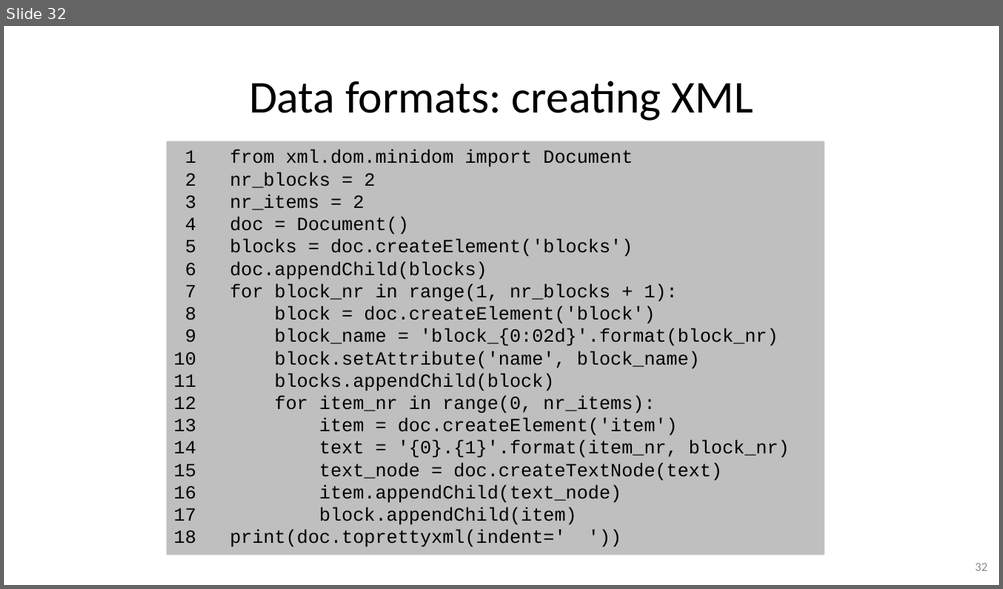
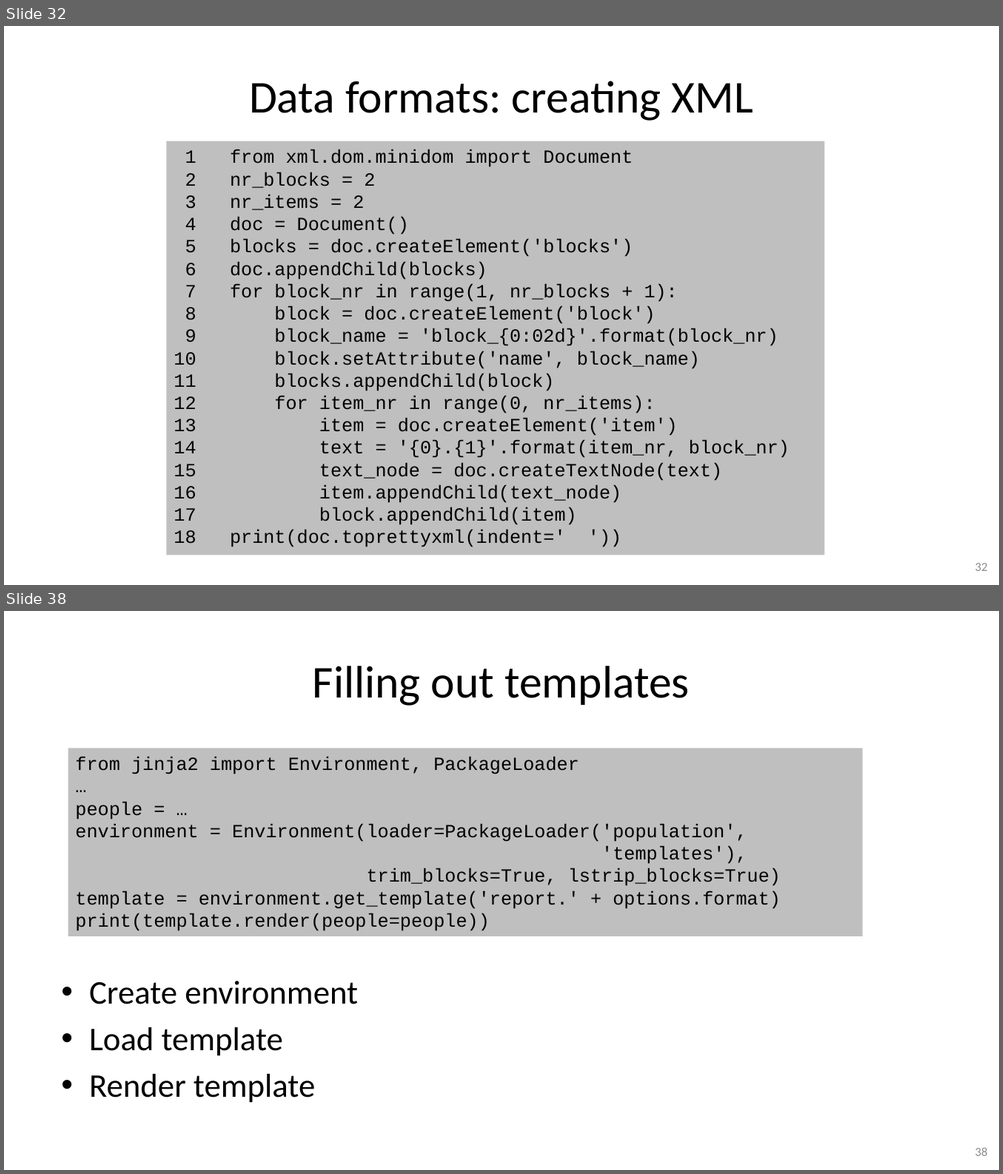
Before and after one commit to gjbex/Python-for-systems-programming, a slide deck: python_for_systems_programming.pptx. Shown one above the other, each under a label of ours: slide 32 before the commit, slides 32 and 38 after it; the slides between them are not shown. The pictures are 1003x589 and 1003x1174 pixels, drawn with LibreOffice and Linux fonts; fonts in the diff are those of the drawing. Boxes give left, top, right and bottom in pixels: in the first picture for what was removed or moved away, otherwise in the second. Text is boxed around its words. In the diff, an @@ line names an element or a change of style, - is before the commit and + after.

Commit message:
Add template slides

```diff
--- a/python_for_systems_programming.pptx
+++ b/python_for_systems_programming.pptx
@@ slide 38 added at [4,611,999,1170], background #FFFFFF @@
@@ title added at [313,666,689,706], 44 pt, text #000000 @@
+Filling out templates
@@ rectangle added at [68,749,862,937], fill #BFBFBF, 18 pt, text #000000 @@
+from jinja2 import Environment, PackageLoader
+…
+people = …
+environment = Environment(loader=PackageLoader('population',
+'templates'),
+trim_blocks=True, lstrip_blocks=True)
+template = environment.get_template('report.' + options.format)
+print(template.render(people=people))
@@ text added at [89,981,358,1103], 32 pt, text #000000 @@
+• Create environment
+• Load template
+• Render template
@@ page number added at [975,1147,987,1156], 12 pt, text #8C8C8C @@
+38
```
Also in this commit, not shown: 4 slides changed, 5 other slides added.
